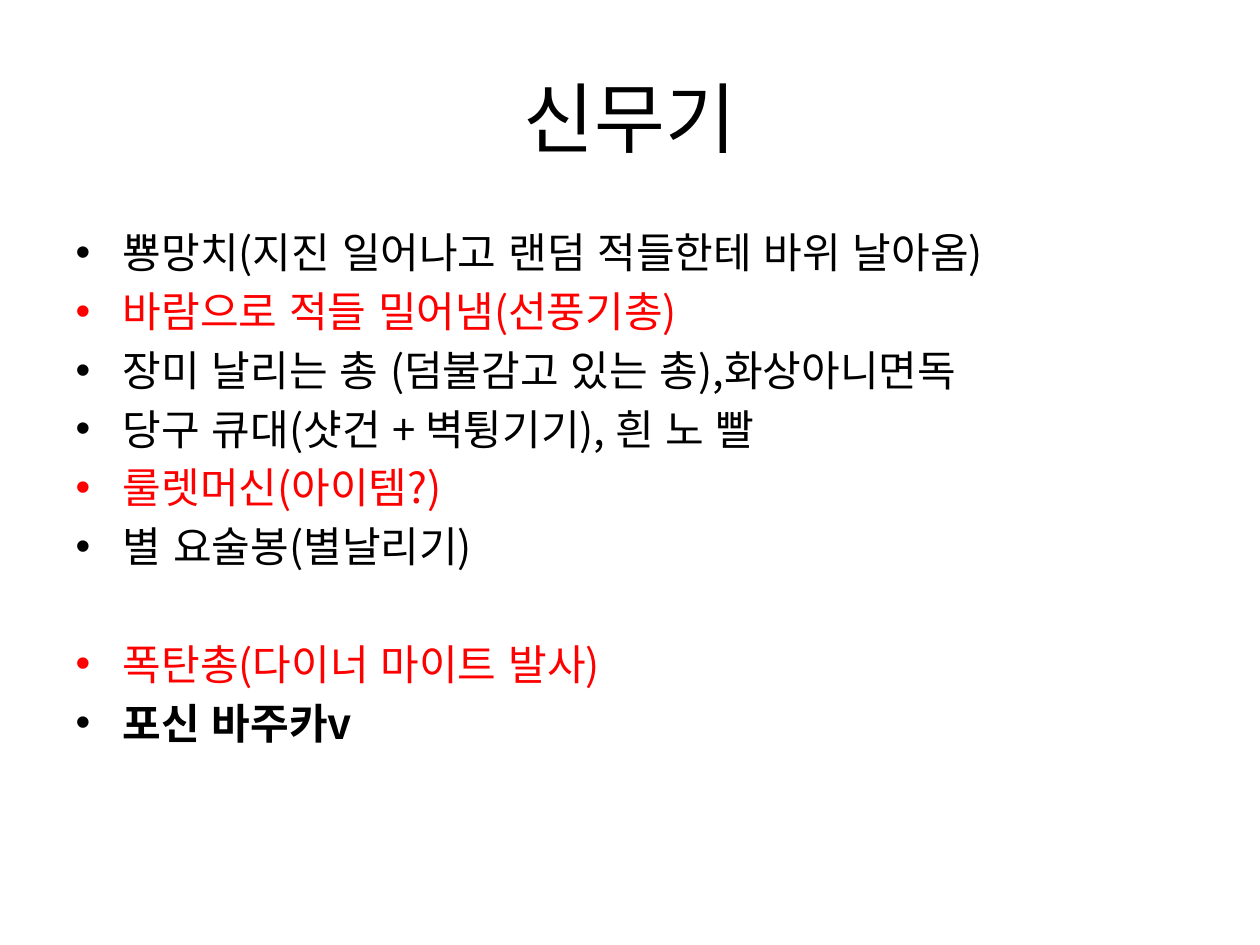
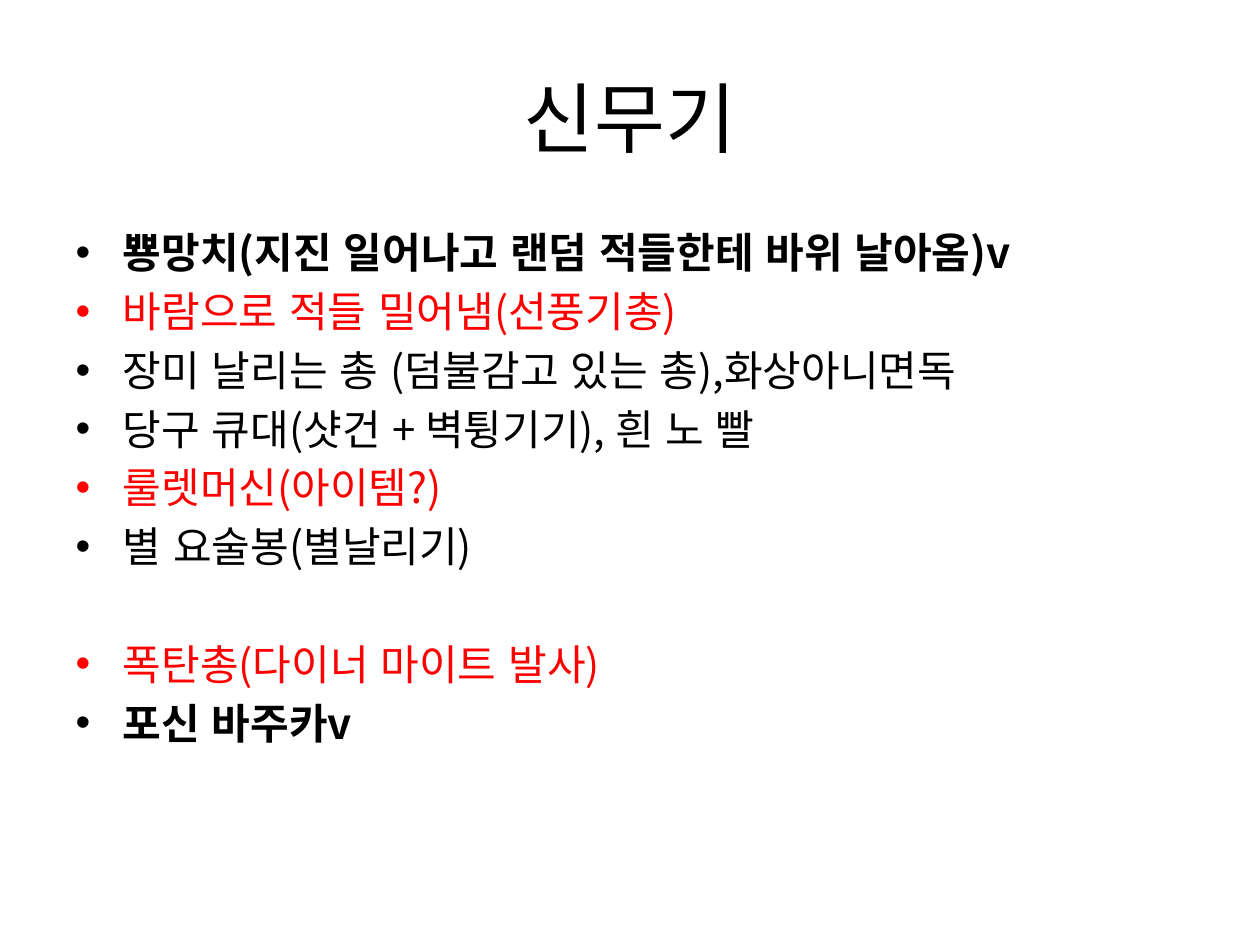
Before and after one commit to gkdlgndpdu/EscapeJail, a slide deck: slide 31 of EscapeJail/Assets/기획/스테이지1기획.pptx. Drawn at 1260x945 pixels with LibreOffice and Linux fonts; fonts in the diff are those of the drawing. Boxes give left, top, right and bottom in pixels: in the first picture for what was removed or moved away, otherwise in the second. Text is boxed around its words. In the diff, an @@ line names an element or a change of style, - is before the commit and + after.

Commit message:
무기만든것 ppt수정

```diff
--- a/EscapeJail/Assets/기획/스테이지1기획.pptx
+++ b/EscapeJail/Assets/기획/스테이지1기획.pptx
@@ text at [123, 232, 1011, 277]: text changed; bold on @@
-• 뿅망치(지진 일어나고 랜덤 적들한테 바위 날아옴)
+• 뿅망치(지진 일어나고 랜덤 적들한테 바위 날아옴)v
```
Also in this commit, not shown: 4 other slides changed.
